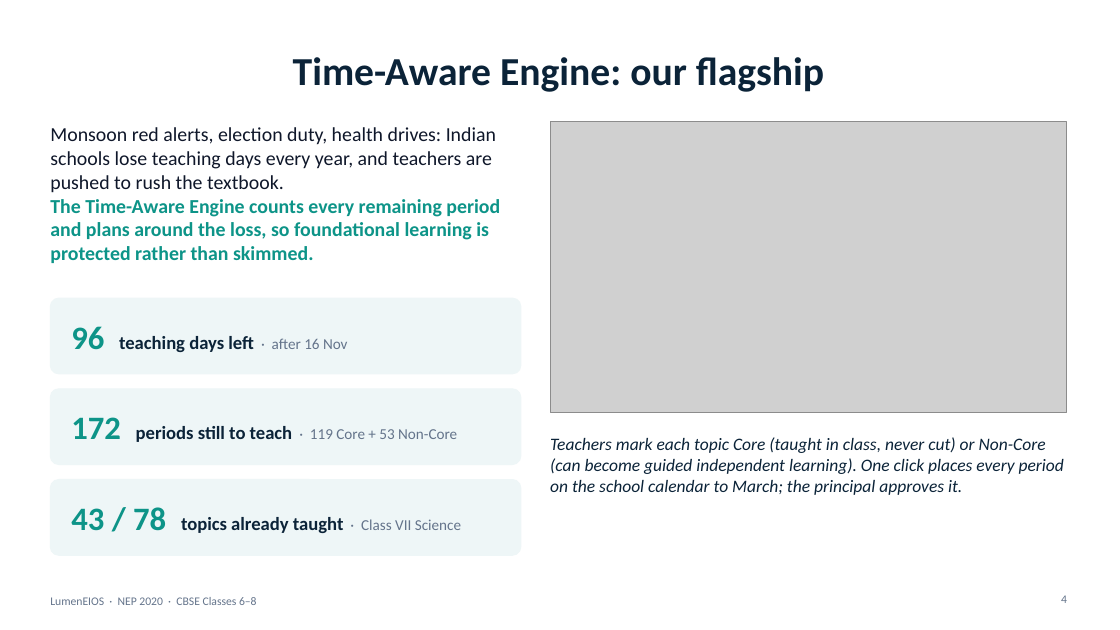
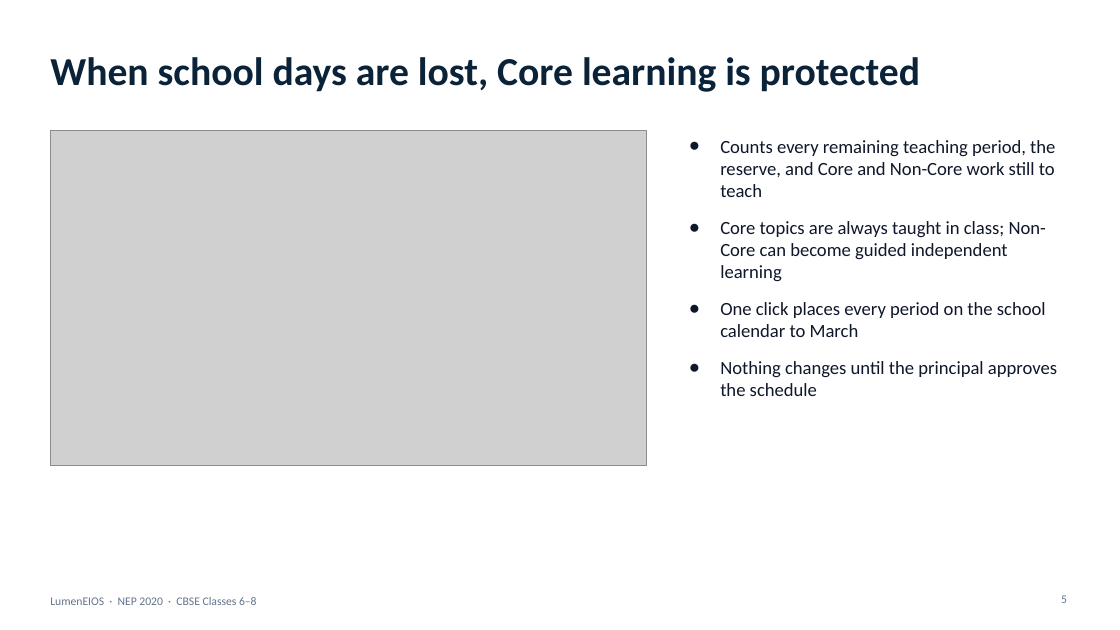
Before and after one commit to Agamjot0123/LumenEIOS, a slide deck: slide 5 of demo/presentation/LumenEIOS_Presentation.pptx (slide 4 before the commit). Drawn at 1120x630 pixels with LibreOffice and Linux fonts; fonts in the diff are those of the drawing; grey boxes stand for pictures. Boxes give left, top, right and bottom in pixels: in the first picture for what was removed or moved away, otherwise in the second. Text is boxed around its words. In the diff, an @@ line names an element or a change of style, - is before the commit and + after.

```diff
--- a/demo/presentation/LumenEIOS_Presentation.pptx
+++ b/demo/presentation/LumenEIOS_Presentation.pptx
@@ title at bbox=[50, 57, 920, 92]: text changed @@
-Time-Aware Engine: our flagship
+When school days are lost, Core learning is protected
@@ text removed at bbox=[50, 127, 500, 263] @@
-Monsoon red alerts, election duty, health drives: Indian schools lose teaching days every year, and teachers are pushed to rush the textbook.
-The Time-Aware Engine counts every remaining period and plans around the loss, so foundational learning is protected rather than skimmed.
@@ picture added at bbox=[50, 130, 647, 465] @@
@@ picture removed at bbox=[550, 122, 1067, 413] @@
@@ text at bbox=[720, 140, 1057, 396]: text changed; size 15 to 16 pt; text colour #0B2338 to #0F172A; italic off @@
-Teachers mark each topic Core (taught in class, never cut) or Non-Core (can become guided independent learning). One click places every period on the school calendar to March; the principal approves it.
+● Counts every remaining teaching period, the reserve, and Core and Non-Core work still to teach
+● Core topics are always taught in class; Non-Core can become guided independent learning
+● One click places every period on the school calendar to March
+● Nothing changes until the principal approves the schedule
@@ rounded rectangle removed at bbox=[50, 298, 521, 374] @@
@@ text removed at bbox=[71, 326, 348, 352] @@
-96 teaching days left · after 16 Nov
@@ rounded rectangle removed at bbox=[50, 389, 521, 465] @@
@@ text removed at bbox=[71, 417, 457, 442] @@
-172 periods still to teach · 119 Core + 53 Non-Core
@@ rounded rectangle removed at bbox=[50, 480, 521, 555] @@
@@ text removed at bbox=[71, 507, 461, 533] @@
-43 / 78 topics already taught · Class VII Science
@@ page number at bbox=[1061, 595, 1067, 603]: text changed @@
-4
+5
```
Also in this commit, not shown: 10 other slides changed, 9 slides added, 6 slides removed, 8 other files.
